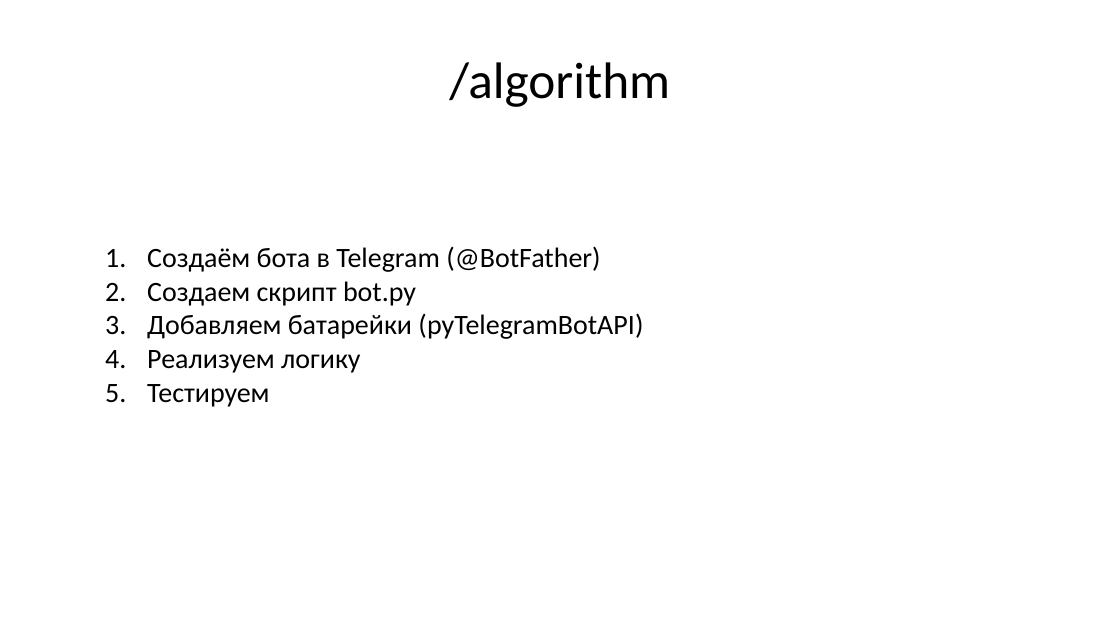
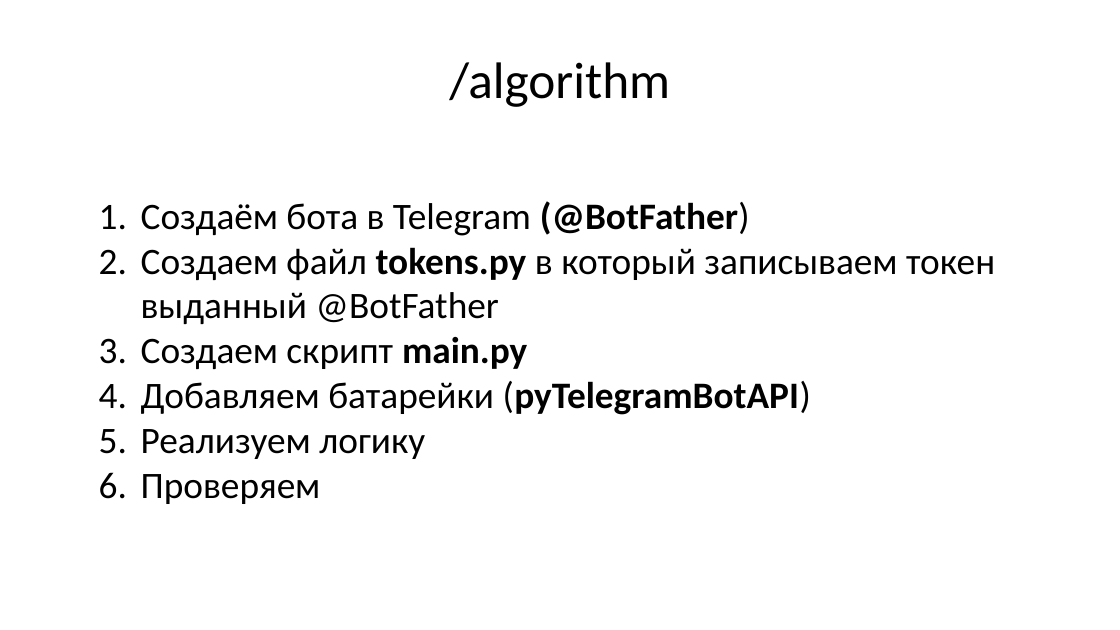
Before and after one commit to maxchv/telegram-bot, a slide deck: slide 18 of docs/lesson_telegram_bot.pptx (slide 22 before the commit). Drawn at 1120x630 pixels with LibreOffice and Linux fonts; fonts in the diff are those of the drawing. Boxes give left, top, right and bottom in pixels: in the first picture for what was removed or moved away, otherwise in the second. Text is boxed around its words. In the diff, an @@ line names an element or a change of style, - is before the commit and + after.

```diff
--- a/docs/lesson_telegram_bot.pptx
+++ b/docs/lesson_telegram_bot.pptx
@@ text "Создаём бота в Telegram (@BotFather)": place and size @@
-text "Создаём бота в Telegram (@BotFather)" at bbox=[147, 246, 643, 407]
+text "Создаём бота в Telegram (@BotFather)" at bbox=[141, 201, 995, 504]
@@ text at bbox=[141, 201, 811, 459]: size 24 to 32 pt in "Создаём бота в Telegram (@BotFather)", "Добавляем батарейки (pyTelegramBotAPI)", "Реализуем логику"; bold on in "(@BotFather)", "(pyTelegramBotAPI)" @@
@@ text at bbox=[141, 247, 995, 369]: text changed; size 24 to 32 pt @@
-2. Создаем скрипт bot.py
+2. Создаем файл tokens.py в который записываем токен выданный @BotFather
+3. Создаем скрипт main.py
@@ text at bbox=[141, 474, 321, 504]: text changed; size 24 to 32 pt @@
-5. Тестируем
+6. Проверяем
```
Also in this commit, not shown: 2 other slides changed, 5 slides added, 9 slides removed, 7 other files.
